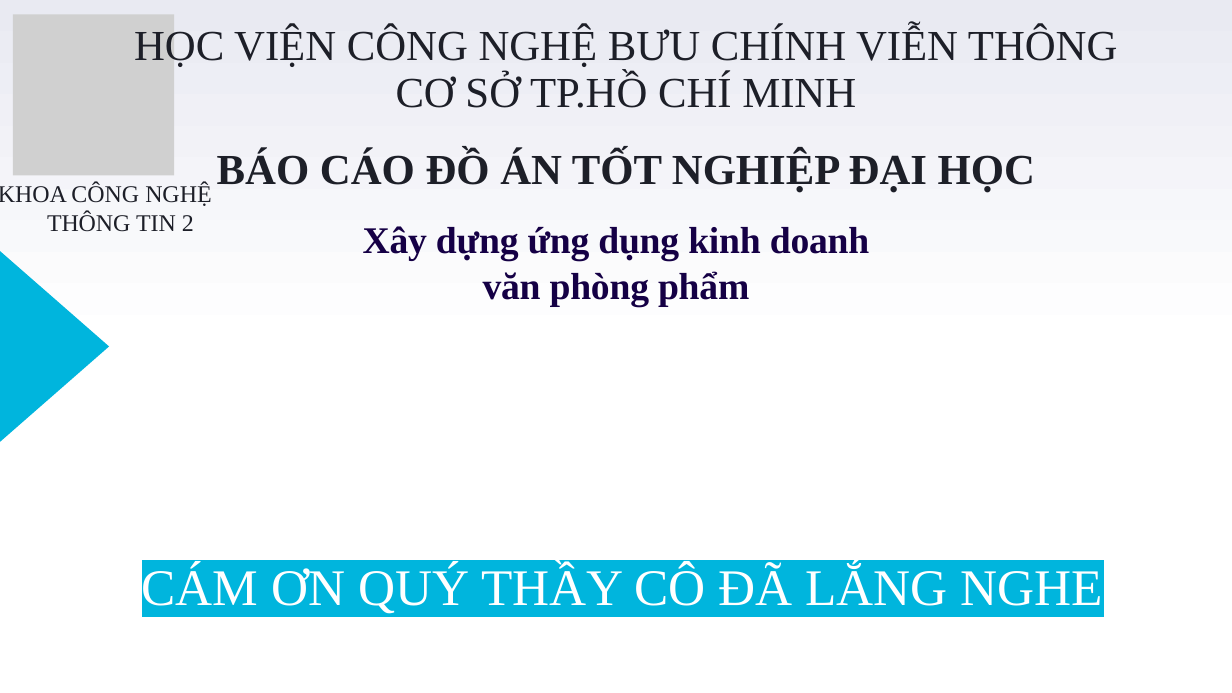
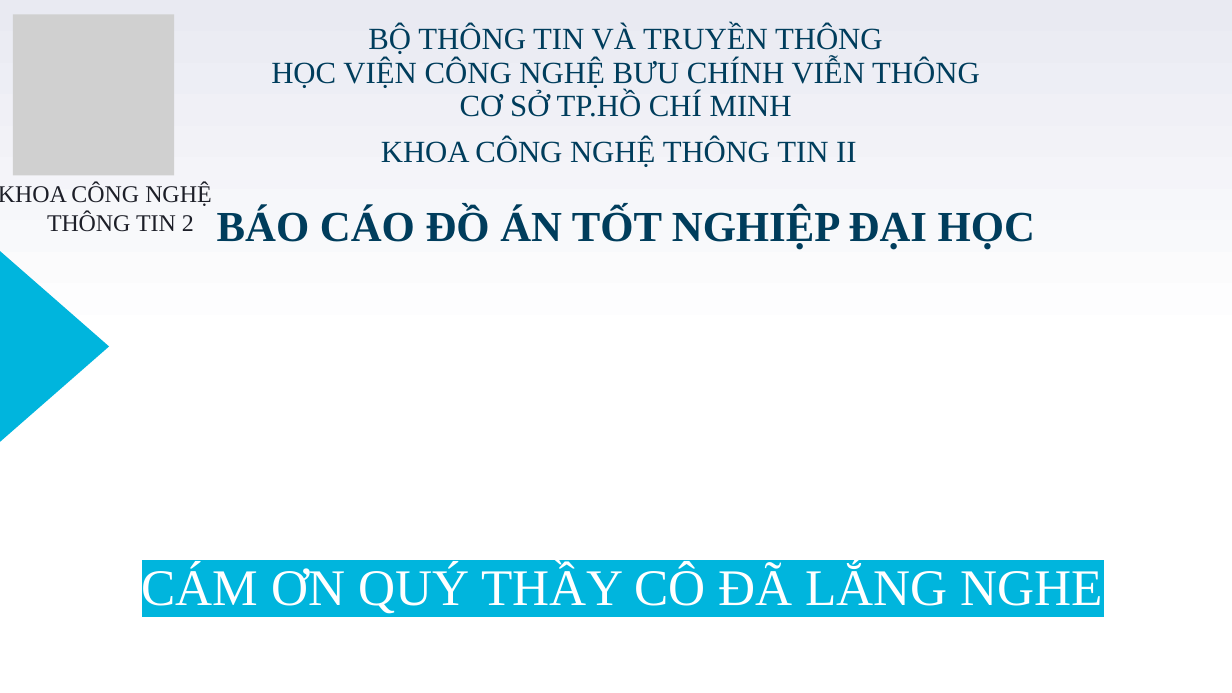
Before and after one commit to VoQuangTuong185/DoAnTotNghiep, a slide deck: slide 17 of Documentation/BCDK4/CN_185_VoQuangTuong_TomTat_BCCK.pptx. Drawn at 1232x693 pixels with LibreOffice and Linux fonts; fonts in the diff are those of the drawing; grey boxes stand for pictures. Boxes give left, top, right and bottom in pixels: in the first picture for what was removed or moved away, otherwise in the second. Text is boxed around its words. In the diff, an @@ line names an element or a change of style, - is before the commit and + after.

```diff
--- a/Documentation/BCDK4/CN_185_VoQuangTuong_TomTat_BCCK.pptx
+++ b/Documentation/BCDK4/CN_185_VoQuangTuong_TomTat_BCCK.pptx
@@ text "BỘ THÔNG TIN VÀ TRUYỀN ...": place and size @@
-text "BỘ THÔNG TIN VÀ TRUYỀN ..." at box(134, 27, 1117, 108)
+text "BỘ THÔNG TIN VÀ TRUYỀN ..." at box(271, 25, 980, 117)
@@ text at box(368, 25, 883, 54): paragraph added @@
+BỘ THÔNG TIN VÀ TRUYỀN THÔNG
@@ text at box(271, 59, 980, 117): size 25 to 18 pt, text colour #1D1F28 to #003D5C in "HỌC VIỆN CÔNG NGHỆ BƯU CHÍNH VIỄN ...", "CƠ SỞ TP.HỒ CHÍ MINH" @@
@@ text added at box(381, 138, 856, 167), 18 pt, text #003D5C @@
+KHOA CÔNG NGHỆ THÔNG TIN II
@@ title "BÁO CÁO ĐỒ ÁN TỐT ...": place and size @@
-title "BÁO CÁO ĐỒ ÁN TỐT ..." at box(217, 150, 1035, 192)
+title "BÁO CÁO ĐỒ ÁN TỐT ..." at box(217, 208, 1035, 250)
@@ title "BÁO CÁO ĐỒ ÁN TỐT ..." at box(217, 208, 1035, 250): text colour #1D1F28 to #003D5C @@
@@ text removed at box(363, 226, 869, 307) @@
-Xây dựng ứng dụng kinh doanh văn phòng phẩm
```
Also in this commit, not shown: 13 other slides changed, 8 other files.
